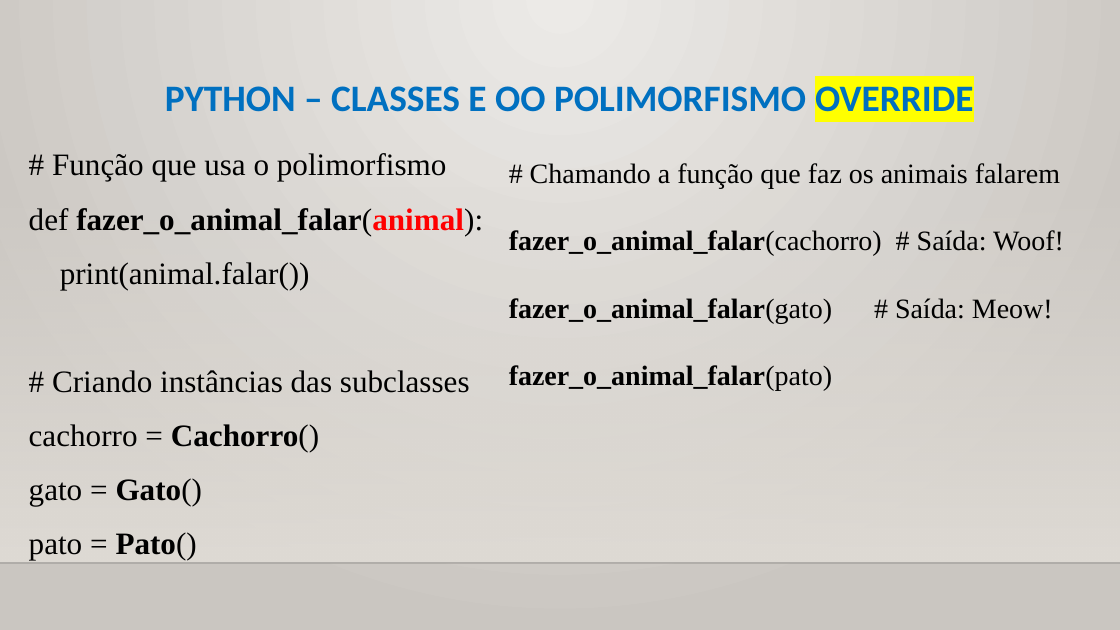
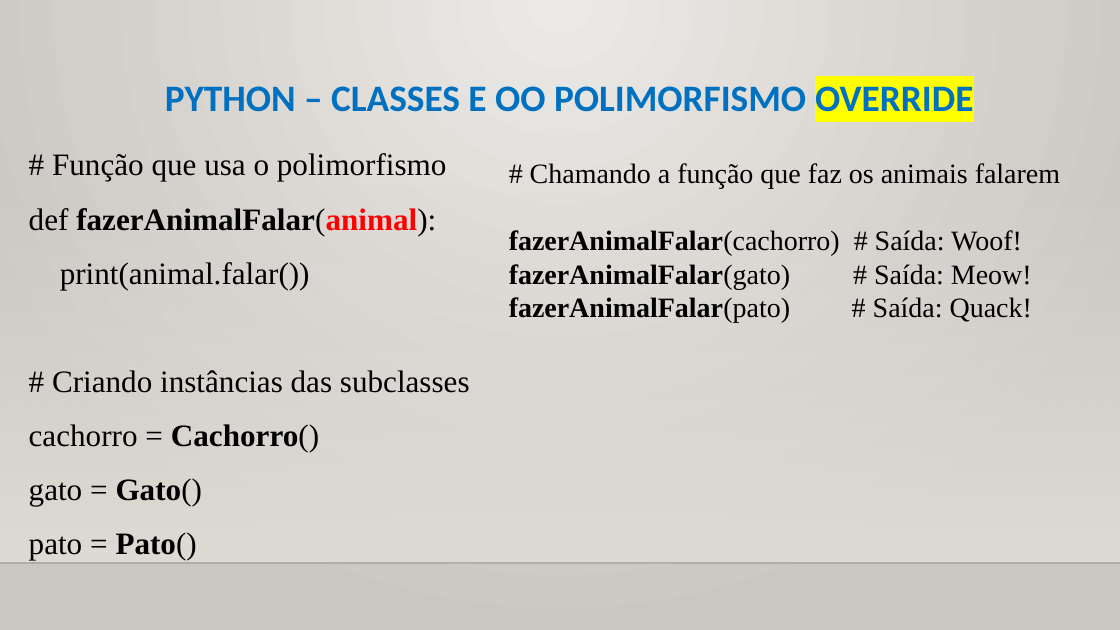
Before and after one commit to CloudEducationBrazil/WydenUniRuyPythonRAD, a slide deck: slide 29 of 01 Classes/Aula 11 RAD Python - Classes - Orientação a Objetos.pptx. Drawn at 1120x630 pixels with LibreOffice and Linux fonts; fonts in the diff are those of the drawing; background and template pictures are left out. Boxes give left, top, right and bottom in pixels: in the first picture for what was removed or moved away, otherwise in the second. Text is boxed around its words. In the diff, an @@ line names an element or a change of style, - is before the commit and + after.

Commit message:
Python Exercs ...

```diff
--- a/01 Classes/Aula 11 RAD Python - Classes - Orientação a Objetos.pptx
+++ b/01 Classes/Aula 11 RAD Python - Classes - Orientação a Objetos.pptx
@@ text at (29, 208, 436, 235): text changed @@
-def fazer_o_animal_falar(animal):
+def fazerAnimalFalar(animal):
@@ text at (509, 230, 1032, 323): text changed; bold off @@
-fazer_o_animal_falar(cachorro) # Saída: Woof!
-fazer_o_animal_falar(gato) # Saída: Meow!
-fazer_o_animal_falar(pato)
+fazerAnimalFalar(cachorro) # Saída: Woof!
+fazerAnimalFalar(gato) # Saída: Meow!
+fazerAnimalFalar(pato) # Saída: Quack!
```
Also in this commit, not shown: 4 other slides changed, 1 slide added, 4 other files.
